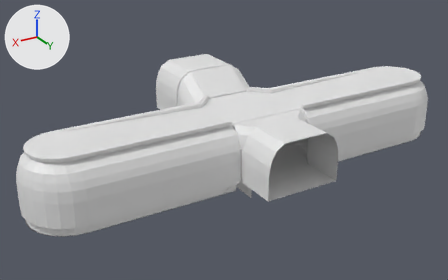
The FBX model Models/FBX/fishTank.FBX as it was, and as the next commit left it.
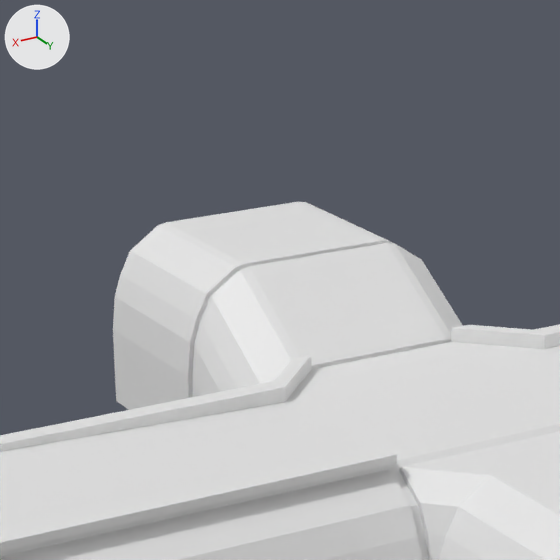
There are two pictures of each version: one whole from a camera (50 mm lens) standing at (41.6, 60.4, 34.5) and looking at (0.0, -8.9, -0.2), one close up on the part from 28% to 62% of the width and 0% to 53% of the height. Arrows for +X, +Y and +Z are at upper left; the lights stay in place. Where no turn or scale is listed for an object, it has been applied to the vertices. Vertices at the same position are counted once.

The older version as bpy lines, for what is in view:
```python
me_mesh = bpy.data.meshes.new('Mesh')
me_mesh.from_pydata(...)  # 10729 vertices, 20238 faces; spans x -30.0..30.0, y -19.2..9.4, z -7.0..9.5
ob_object001 = bpy.data.objects.new('Object001', me_mesh)
ob_object001.location = (0.0, 0.0, 0.0)
```
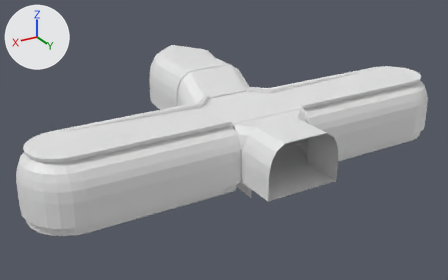
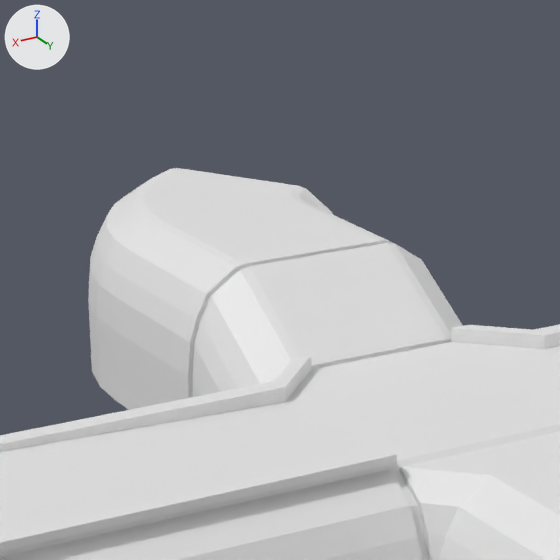
Pixel boxes (x1, y1, x2, y2) of what changed, in the close-ups (560 x 560 px):
'Object001', reshaped: before (0, 202, 560, 560); after (0, 168, 560, 560)
part 1 of me_mesh, added: after (88, 168, 333, 400)

Diff of the bpy script that builds the scene:
```diff
--- a/Models/FBX/fishTank.FBX.py
+++ b/Models/FBX/fishTank.FBX.py
@@ me_mesh @@
 # used by ob_object001; location = (0.0, 0.0, 0.0)
-me_mesh.from_pydata(...)  # 10729 vertices, 20238 faces; spans x -30.0..30.0, y -19.2..9.4, z -7.0..9.5
+me_mesh.from_pydata(...)  # 10758 vertices, 20331 faces; spans x -30.0..30.0, y -28.6..9.4, z -5.1..9.5
+# me_mesh part 1: 105 vertices added at x -5.4..5.3, y -28.6..-19.2, z 2.5..9.5
```
